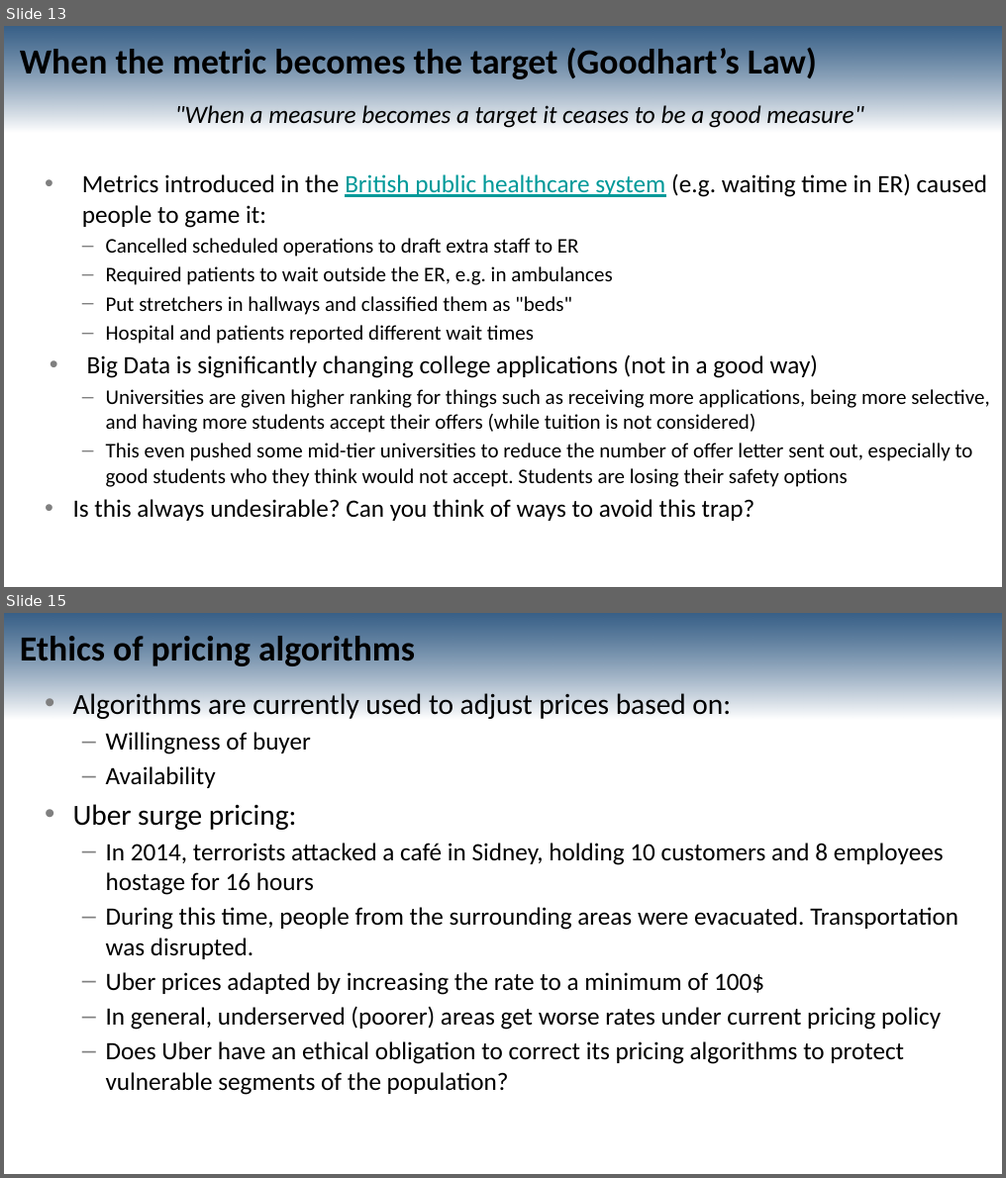
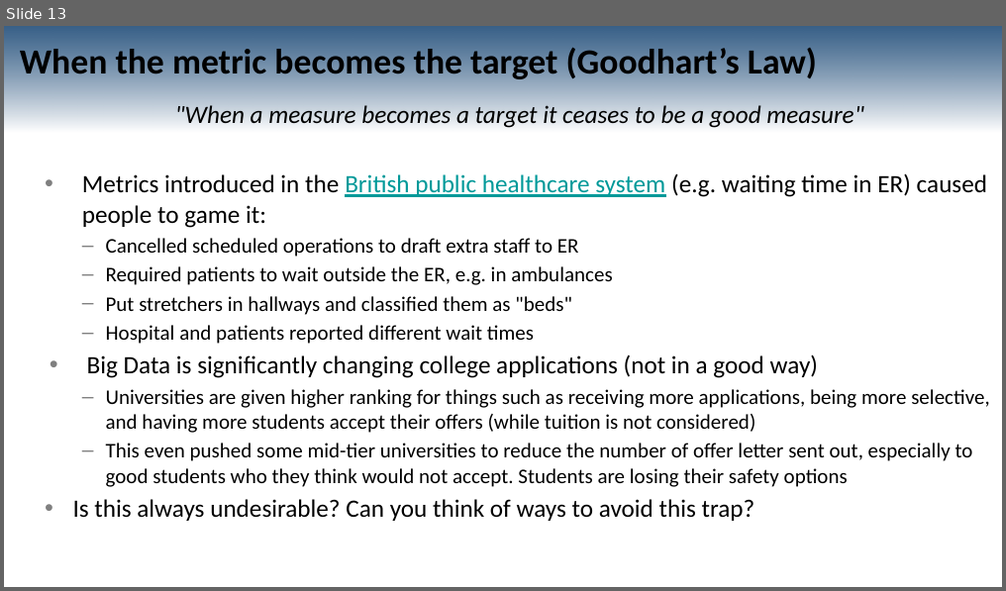
Before and after one commit to UBC-CS/cpsc330-2023W2, a slide deck: lectures/mehrdad/21_ethics-expanded.pptx. Shown one above the other, each under a label of ours: slides 13 and 15 before the commit, slide 13 after it; the slides between them are not shown. The pictures are 1006x1178 and 1006x591 pixels, drawn with LibreOffice and Linux fonts; fonts in the diff are those of the drawing. Boxes give left, top, right and bottom in pixels: in the first picture for what was removed or moved away, otherwise in the second. Text is boxed around its words. In the diff, an @@ line names an element or a change of style, - is before the commit and + after.

```diff
--- a/lectures/mehrdad/21_ethics-expanded.pptx
+++ b/lectures/mehrdad/21_ethics-expanded.pptx
@@ slide 15 removed at [4, 613, 1002, 1174], background #FFFFFF; not listed: 1 template element that a slide beside it also shows @@
@@ title removed at [20, 636, 415, 670] @@
-Ethics of pricing algorithms
@@ text removed at [73, 693, 958, 1095] @@
-• Algorithms are currently used to adjust prices based on:
-  – Willingness of buyer
-  – Availability
-• Uber surge pricing:
-  – In 2014, terrorists attacked a café in Sidney, holding 10 customers and 8 employees hostage for 16 hours
-  – During this time, people from the surrounding areas were evacuated. Transportation was disrupted.
-  – Uber prices adapted by increasing the rate to a minimum of 100$
-  – In general, underserved (poorer) areas get worse rates under current pricing policy
-  – Does Uber have an ethical obligation to correct its pricing algorithms to protect vulnerable segments of the population?
```
Also in this commit, not shown: 3 slides added, 1 other slide removed.
